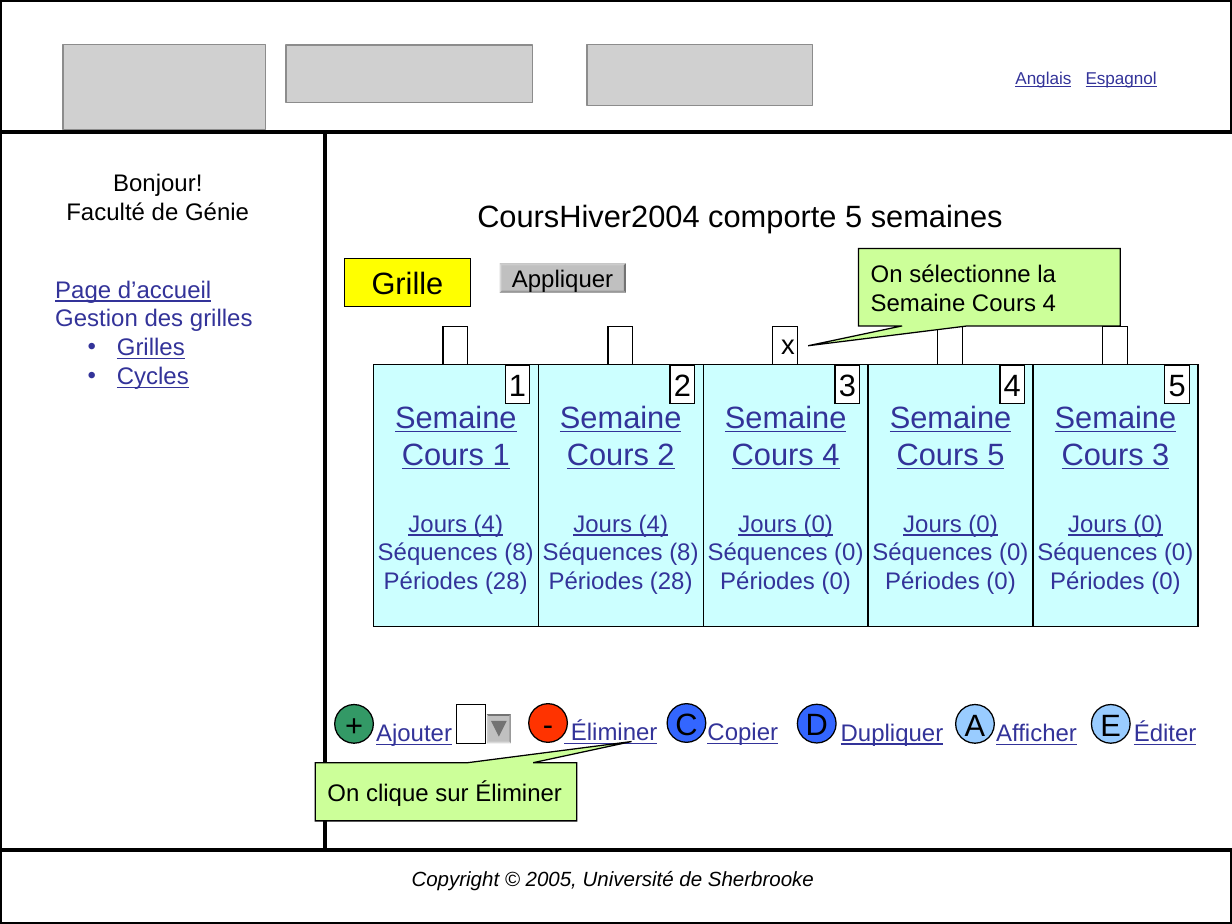
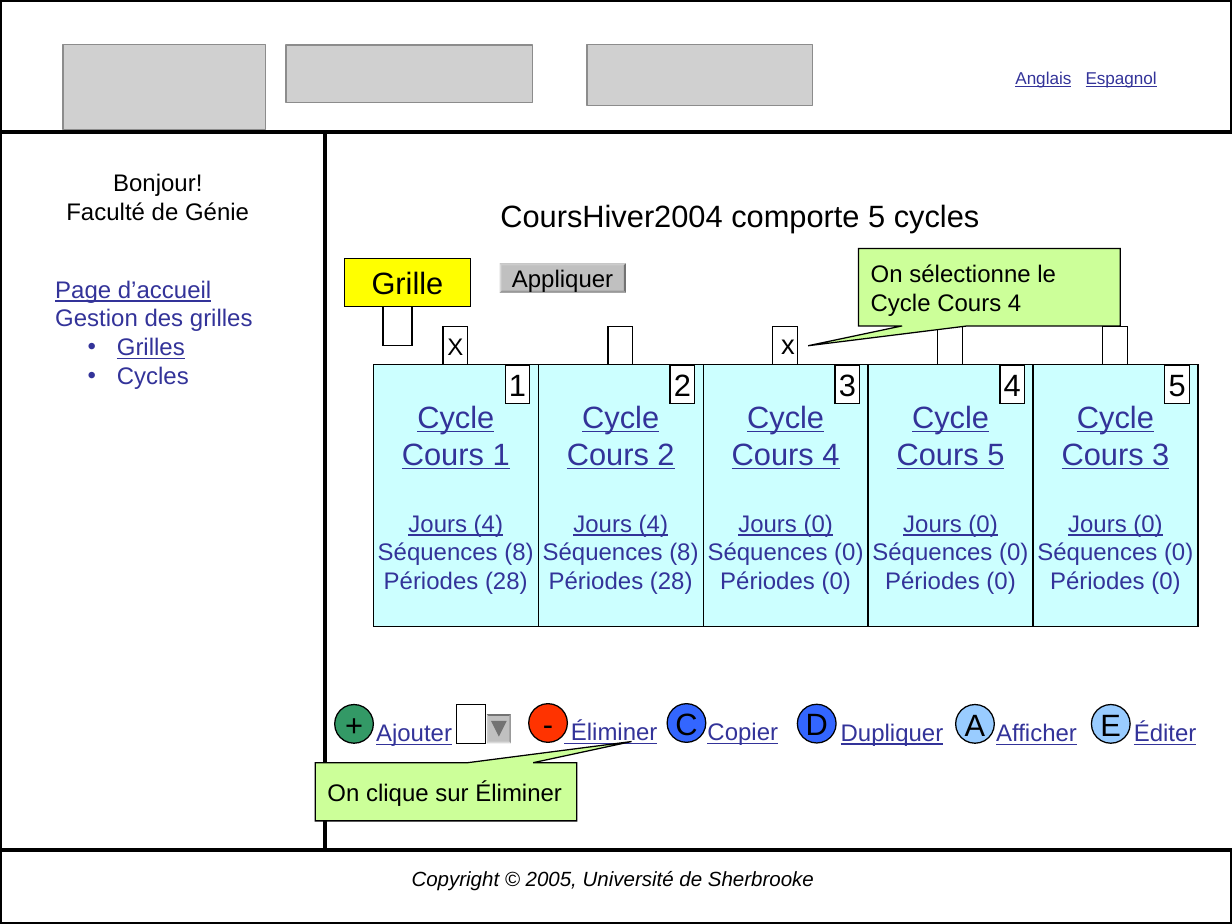
Before and after one commit to gonr1001/diamant, a slide deck: slide 31 of Diamant2.0/Conception/CreationGrille2.ppt (slide 27 before the commit). Drawn at 1232x924 pixels with LibreOffice and Linux fonts; fonts in the diff are those of the drawing; grey boxes stand for pictures. Boxes give left, top, right and bottom in pixels: in the first picture for what was removed or moved away, otherwise in the second. Text is boxed around its words. In the diff, an @@ line names an element or a change of style, - is before the commit and + after.

```diff
--- a/Diamant2.0/Conception/CreationGrille2.ppt
+++ b/Diamant2.0/Conception/CreationGrille2.ppt
@@ text at (x1=500, y1=204, x2=980, y2=233): text changed @@
-CoursHiver2004 comporte 5 semaines
+CoursHiver2004 comporte 5 cycles
@@ text in speech box at (x1=871, y1=264, x2=1056, y2=316): text changed @@
-On sélectionne la Semaine Cours 4
+On sélectionne le Cycle Cours 4
@@ rectangle resized from (x1=444, y1=326, x2=468, y2=365) to (x1=383, y1=307, x2=413, y2=345) @@
@@ rectangle added at (x1=444, y1=326, x2=468, y2=365), fill #FFFFFF, outline #000000 0.74 pt, 14 pt, text #000000 @@
+X
@@ text at (x1=117, y1=366, x2=189, y2=389): underline off in "Cycles" @@
@@ text in rectangle at (x1=417, y1=405, x2=494, y2=433): text changed @@
-Semaine
+Cycle
@@ text in rectangle at (x1=582, y1=405, x2=659, y2=433): text changed @@
-Semaine
+Cycle
@@ text in rectangle at (x1=747, y1=405, x2=824, y2=433): text changed @@
-Semaine
+Cycle
@@ text in rectangle at (x1=912, y1=405, x2=989, y2=433): text changed @@
-Semaine
+Cycle
@@ text in rectangle at (x1=1077, y1=405, x2=1154, y2=433): text changed @@
-Semaine
+Cycle
```
Also in this commit, not shown: 20 other slides changed, 5 slides added, 3 other files.
